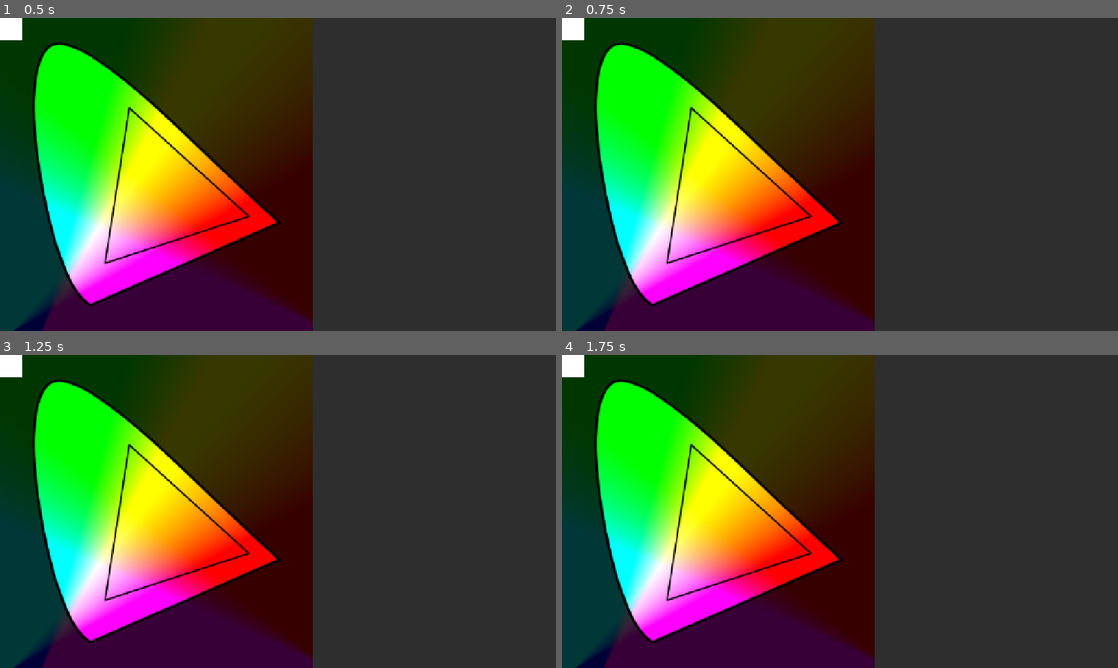
Above: before the commit, frames 1-4 (two rows, left to right).
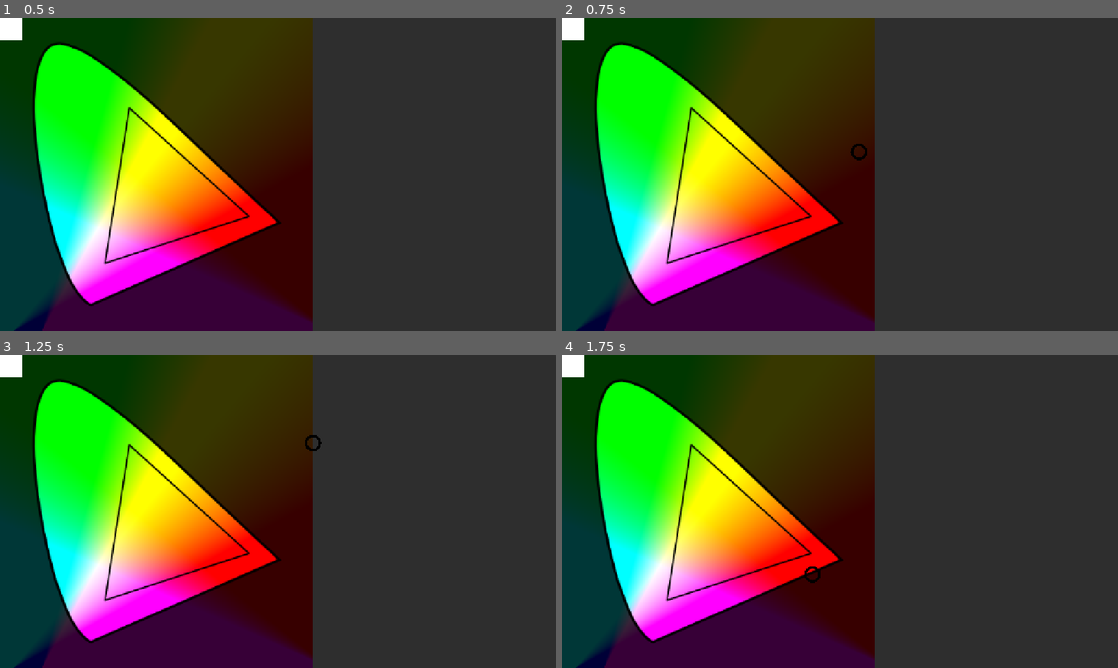
Above: after the commit, the same moments.

Repository: CoffeeCoder1/etc-eos-remote
Game: Godot game, scene res://scenes/panels/color_palette/color_palette.tscn
Same seed, same stepped clock (60 frames per second), same inputs: the game is played once before the commit and once after it. This scene is started directly instead of the project's main scene.
Inputs (mouse positions are in pixels of both pictures, inside the frame that each line leads up to):
- Up to frame 1 (0.5 s): no input
- Up to frame 2 (0.75 s): tap Enter at 0.5 s; drag from (840, 174) to (895, 105) at 0.52 s
- Up to frame 3 (1.25 s): no input
- Up to frame 4 (1.75 s): tap Space at 1.25 s; drag from (728, 527) to (812, 574) at 1.27 s

Frame 1 is identical in both runs. In frame 2, less than 0.1% of the frame differs, in the area x 51-55%, y 40-46%; in frame 3, less than 0.1%; in frame 4, less than 0.1%.
Error before the commit: Parse Error: Class "ColorPalette" hides a native class. (res://scenes/elements/color_palette/color_palette.gd:1)

Commit message:
Update to Godot 4.4

Diff:
--- a/project.godot
+++ b/project.godot
@@ -12,7 +12,7 @@
 
 config/name="ETC Eos Remote"
 run/main_scene="res://scenes/main/main.tscn"
-config/features=PackedStringArray("4.3", "Forward Plus")
+config/features=PackedStringArray("4.4", "Forward Plus")
 config/icon="res://icon.svg"
 
 [autoload]
@@ -25,6 +25,7 @@
 
 window/size/viewport_width=1280
 window/size/viewport_height=720
+window/size/always_on_top=true
 window/stretch/mode="canvas_items"
 window/stretch/aspect="expand"
 
--- a/scenes/elements/color_palette/color_palette.gd
+++ b/scenes/elements/cie_color_palette/cie_color_palette.gd
@@ -1,4 +1,4 @@
-class_name ColorPalette extends Control
+class_name CIEColorPalette extends Control
 
 ## Speed at which the cursor "chases" the mouse.
 @export var relative_movement_speed: float = 0.4
--- /dev/null
+++ b/scenes/elements/cie_color_palette/cie_color_palette.tscn
@@ -0,0 +1,38 @@
+[gd_scene load_steps=7 format=3 uid="uid://dx7wtut5l7lwb"]
+
+[ext_resource type="Script" uid="uid://slvgq0xpfyv7" path="res://scenes/elements/cie_color_palette/cie_color_palette.gd" id="1_31vt0"]
+[ext_resource type="Shader" uid="uid://bwvl3cwc3lf50" path="res://scenes/elements/cie_color_palette/xyY_palette.gdshader" id="2_fic71"]
+[ext_resource type="Texture2D" uid="uid://bgb1yt0bkhmw4" path="res://assets/textures/color_palette/cie1931_palette_lines.svg" id="3_f2vb6"]
+[ext_resource type="Script" uid="uid://ch1ulhewy3xa7" path="res://scenes/elements/cie_color_palette/palette_rect.gd" id="4_olexp"]
+[ext_resource type="Texture2D" uid="uid://vhavibxsqow6" path="res://assets/textures/color_palette/cursor.svg" id="5_sb4ph"]
+
+[sub_resource type="ShaderMaterial" id="ShaderMaterial_ecgl8"]
+shader = ExtResource("2_fic71")
+shader_parameter/sRGB_TO_XYZ_COL0 = Vector3(0.412456, 0.212673, 0.0193339)
+shader_parameter/sRGB_TO_XYZ_COL1 = Vector3(0.357576, 0.715152, 0.119192)
+shader_parameter/sRGB_TO_XYZ_COL2 = Vector3(0.180438, 0.072175, 0.950304)
+
+[node name="ColorPalette" type="AspectRatioContainer"]
+offset_right = 298.0
+offset_bottom = 272.0
+alignment_horizontal = 0
+alignment_vertical = 0
+script = ExtResource("1_31vt0")
+
+[node name="PaletteRect" type="TextureRect" parent="."]
+material = SubResource("ShaderMaterial_ecgl8")
+layout_mode = 2
+texture = ExtResource("3_f2vb6")
+expand_mode = 1
+stretch_mode = 4
+script = ExtResource("4_olexp")
+
+[node name="Cursor" type="Sprite2D" parent="."]
+scale = Vector2(0.1, 0.1)
+texture = ExtResource("5_sb4ph")
+
+[node name="RelativeCursor" type="Sprite2D" parent="."]
+visible = false
+modulate = Color(1, 1, 1, 0.235294)
+scale = Vector2(0.1, 0.1)
+texture = ExtResource("5_sb4ph")
--- a/scenes/elements/color_palette/palette_rect.gd
+++ b/scenes/elements/cie_color_palette/palette_rect.gd
@@ -9,7 +9,7 @@
 
 
 const CIE1931_xyY_PALETTE_LINES = preload("res://assets/textures/color_palette/cie1931_palette_lines.svg")
-const CIE1931_xyY_PALETTE_SHADER = preload("res://scenes/elements/color_palette/xyY_palette.gdshader")
+const CIE1931_xyY_PALETTE_SHADER = preload("res://scenes/elements/cie_color_palette/xyY_palette.gdshader")
 
 enum PaletteType {
 	## CIE 1931 xyY palette.
--- a/scenes/elements/color_palette/color_palette.tscn
+++ /dev/null
@@ -1,38 +0,0 @@
-[gd_scene load_steps=7 format=3 uid="uid://dx7wtut5l7lwb"]
-
-[ext_resource type="Script" path="res://scenes/elements/color_palette/color_palette.gd" id="1_5x0pj"]
-[ext_resource type="Shader" path="res://scenes/elements/color_palette/xyY_palette.gdshader" id="2_gv1y4"]
-[ext_resource type="Texture2D" uid="uid://vhavibxsqow6" path="res://assets/textures/color_palette/cursor.svg" id="2_mhuom"]
-[ext_resource type="Texture2D" uid="uid://bgb1yt0bkhmw4" path="res://assets/textures/color_palette/cie1931_palette_lines.svg" id="3_jmydm"]
-[ext_resource type="Script" path="res://scenes/elements/color_palette/palette_rect.gd" id="4_tilsi"]
-
-[sub_resource type="ShaderMaterial" id="ShaderMaterial_snn3k"]
-shader = ExtResource("2_gv1y4")
-shader_parameter/sRGB_TO_XYZ_COL0 = Vector3(0.412456, 0.212673, 0.0193339)
-shader_parameter/sRGB_TO_XYZ_COL1 = Vector3(0.357576, 0.715152, 0.119192)
-shader_parameter/sRGB_TO_XYZ_COL2 = Vector3(0.180438, 0.072175, 0.950304)
-
-[node name="ColorPalette" type="AspectRatioContainer"]
-offset_right = 298.0
-offset_bottom = 272.0
-alignment_horizontal = 0
-alignment_vertical = 0
-script = ExtResource("1_5x0pj")
-
-[node name="PaletteRect" type="TextureRect" parent="."]
-material = SubResource("ShaderMaterial_snn3k")
-layout_mode = 2
-texture = ExtResource("3_jmydm")
-expand_mode = 1
-stretch_mode = 4
-script = ExtResource("4_tilsi")
-
-[node name="Cursor" type="Sprite2D" parent="."]
-scale = Vector2(0.1, 0.1)
-texture = ExtResource("2_mhuom")
-
-[node name="RelativeCursor" type="Sprite2D" parent="."]
-visible = false
-modulate = Color(1, 1, 1, 0.235294)
-scale = Vector2(0.1, 0.1)
-texture = ExtResource("2_mhuom")
--- a/scenes/elements/color_palette_osc/color_palette_osc.gd
+++ b/scenes/elements/color_palette_osc/color_palette_osc.gd
@@ -6,7 +6,7 @@
 
 var osc_element: OSCElement
 
-@onready var color_palette: ColorPalette = %ColorPalette
+@onready var color_palette: CIEColorPalette = %ColorPalette
 
 
 func _ready() -> void:
--- a/scenes/elements/color_palette_osc/color_palette_osc.tscn
+++ b/scenes/elements/color_palette_osc/color_palette_osc.tscn
@@ -1,7 +1,7 @@
 [gd_scene load_steps=3 format=3 uid="uid://5c4o7ev5j72d"]
 
-[ext_resource type="PackedScene" uid="uid://dx7wtut5l7lwb" path="res://scenes/elements/color_palette/color_palette.tscn" id="1_n5ehn"]
-[ext_resource type="Script" path="res://scenes/elements/color_palette_osc/color_palette_osc.gd" id="1_spcom"]
+[ext_resource type="PackedScene" uid="uid://dx7wtut5l7lwb" path="res://scenes/elements/cie_color_palette/cie_color_palette.tscn" id="1_n5ehn"]
+[ext_resource type="Script" uid="uid://elcod63v0piu" path="res://scenes/elements/color_palette_osc/color_palette_osc.gd" id="1_spcom"]
 
 [node name="ColorPaletteOSC" type="Control"]
 layout_mode = 3
--- a/scenes/panels/settings/settings.tscn
+++ b/scenes/panels/settings/settings.tscn
@@ -96,6 +96,7 @@
 layout_mode = 2
 item_count = 2
 popup/item_0/text = "Relative"
+popup/item_0/id = 0
 popup/item_1/text = "Absolute"
 popup/item_1/id = 1
 
Not shown, changed: addons/godOSC/demo/demo.tscn
Not shown, added: addons/godOSC/demo/demo_message.gd.uid
Not shown, added: addons/godOSC/demo/demo_message2.gd.uid
Not shown, added: addons/godOSC/demo/demo_receiver.gd.uid
Not shown, added: addons/godOSC/demo/demo_receiver2.gd.uid
Not shown, added: addons/godOSC/plugin.gd.uid
Not shown, added: addons/godOSC/scripts/OSCClient.gd.uid
Not shown, added: addons/godOSC/scripts/OSCClientTCP.gd.uid
Not shown, added: addons/godOSC/scripts/OSCMessage.gd.uid
Not shown, added: addons/godOSC/scripts/OSCReceiver.gd.uid
Not shown, added: addons/godOSC/scripts/OSCServer.gd.uid
Not shown, changed: assets/fonts/open_sans/OpenSans-Italic-VariableFont_wdth,wght.ttf.import
(and 45 more such lines)
